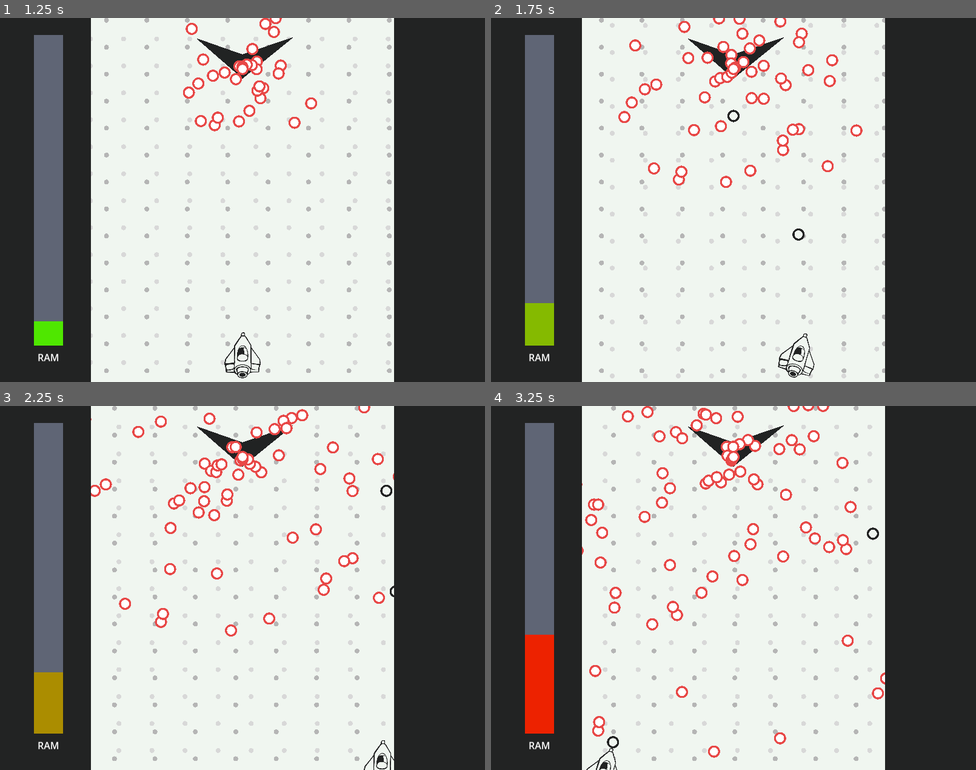
Above: before the commit, frames 1-4 (two rows, left to right).
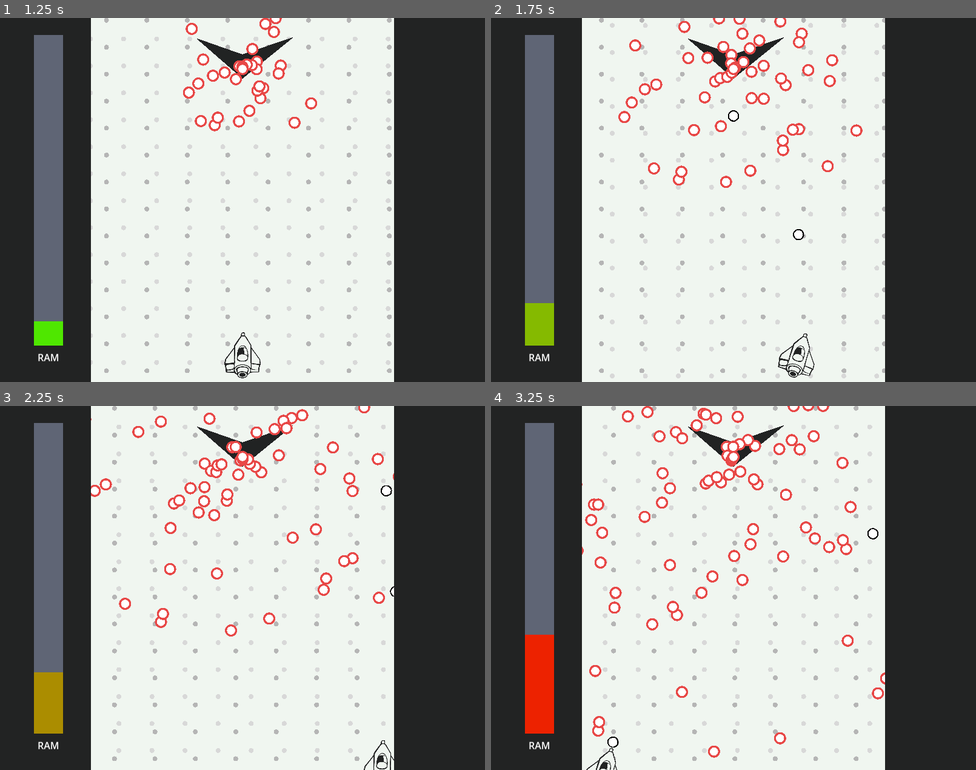
Above: after the commit, the same moments.

Repository: RainMa22/BulletHell
Game: Godot game, scene res://Scenes/Title.tscn
Two runs of this game, one before a commit and one after it. Both use one fixed random seed, a clock stepped at 60 frames per second and the inputs below.
Inputs:
- Up to frame 1 (1.25 s): click "Play New" at 0.5 s
- Up to frame 2 (1.75 s): hold D (Right) from 1.28 s (still down); hold Z (Shoot) from 1.28 s (still down)
- Up to frame 3 (2.25 s): release D (Right) at 2.03 s; release Z (Shoot) at 2.03 s; hold S (Down) from 2.03 s (still down); tap Z (Shoot) at 2.1 s
- Up to frame 4 (3.25 s): release S (Down) at 2.78 s; hold D (Right) from 2.78 s (still down); hold Z (Shoot) from 2.78 s (still down)

Frame 1 is identical in both runs. In frame 2, less than 0.1% of the frame differs, in the area x 48-65%, y 25-62%; in frame 3, less than 0.1%; in frame 4, less than 0.1%.

Commit message:
Added DoodleBullet Script

Diff:
--- a/src/bullet/Bullet.gd
+++ b/src/bullet/Bullet.gd
@@ -8,8 +8,6 @@
 ###############
 
 # TODO: Different visual styles/speeds/variations for bullets, different visuals corresponding to different effects.
-
-@export var is_enemy := false
 
 # Damage stats!
 
--- /dev/null
+++ b/src/bullet/DoodleBullet.gd
@@ -0,0 +1,39 @@
+class_name DoodleBullet extends Bullet
+
+
+
+#######################################
+# DOODLEBULLET                        #
+# The bullet 2, eletric boogalo.      #
+#######################################
+
+# TODO: Different visual styles/speeds/variations for bullets, different visuals corresponding to different effects.
+var color: Color;
+var outline: Color;
+var shader = preload("res://src/bullet/DoodleBullet.gdshader")
+
+func _init(color: Color = Color.WHITE, outline: Color= Color.BLACK):
+	self.color = color;
+	self.outline = outline;
+
+# INITALISATION
+func _ready():
+	super._ready();
+	self.material = ShaderMaterial.new()
+	set_shader(self.shader)
+	set_color(self.color)
+	set_outline(self.outline)
+
+func set_shader(shader:Shader):
+	self.material.set_shader(shader);
+
+func set_shader_param(property:String, value: Variant):
+	self.material.set_shader_parameter(property, value)
+
+func set_color(color: Color):
+	self.color = color;
+	set_shader_param("color", self.color);
+
+func set_outline(color: Color):
+	self.outline = color;
+	set_shader_param("outline", self.outline);
--- a/src/bullet/DoodleBullet.tscn
+++ b/src/bullet/DoodleBullet.tscn
@@ -1,22 +1,16 @@
-[gd_scene load_steps=6 format=3 uid="uid://cbaw8jt8bixlo"]
+[gd_scene load_steps=4 format=3 uid="uid://cbaw8jt8bixlo"]
 
-[ext_resource type="Script" path="res://src/bullet/Bullet.gd" id="1_1kcmr"]
-[ext_resource type="Shader" path="res://src/bullet/DoodleBullet.gdshader" id="2_506al"]
+[ext_resource type="Script" path="res://src/bullet/DoodleBullet.gd" id="1_uoxjh"]
 [ext_resource type="Texture2D" uid="uid://deve7snoj5rrt" path="res://resources/visuals/WhiteCirclex256.png" id="3_rsq24"]
 
 [sub_resource type="CircleShape2D" id="CircleShape2D_qvb2s"]
 radius = 8.15
 
-[sub_resource type="ShaderMaterial" id="ShaderMaterial_ema7a"]
-shader = ExtResource("2_506al")
-shader_parameter/color = Vector4(1, 1, 1, 1)
-shader_parameter/outline = Vector4(0, 0, 0, 1)
-
-[node name="Bullet" type="Area2D"]
-position = Vector2(254, 286)
+[node name="DoodleBullet" type="Area2D"]
+position = Vector2(288, 287)
 collision_layer = 24
 collision_mask = 7
-script = ExtResource("1_1kcmr")
+script = ExtResource("1_uoxjh")
 
 [node name="Hitbox" type="CollisionShape2D" parent="."]
 shape = SubResource("CircleShape2D_qvb2s")
@@ -28,7 +22,7 @@
 
 [node name="Circle" type="Polygon2D" parent="."]
 z_index = 2
-material = SubResource("ShaderMaterial_ema7a")
+use_parent_material = true
 texture = ExtResource("3_rsq24")
 texture_offset = Vector2(10, 10)
 texture_scale = Vector2(6.4, 6.4)
--- a/src/bullet/EnemyBullet.tscn
+++ b/src/bullet/EnemyBullet.tscn
@@ -7,6 +7,9 @@
 collision_mask = 3
 priority = 5
 is_enemy = true
+damage = null
+should_disappear_after_collision = null
+allow_invincibility_frames = null
 
 [node name="Circle" parent="." index="0"]
 modulate = Color(0.909804, 0.282353, 0.278431, 1)
--- a/src/player/Player.gd
+++ b/src/player/Player.gd
@@ -20,7 +20,8 @@
 var deceleration : float = 1500
 
 # SHOOTING
-var bullet = preload("res://src/bullet/PlayerBullet.tscn")
+#var bullet = preload("res://src/bullet/PlayerBullet.tscn")
+var bullet = preload("res://src/bullet/DoodleBullet.tscn")
 var can_shoot := true
 var shoot_cooldown = 0.2 # in seconds
 
@@ -61,7 +62,7 @@
 	can_shoot = true
 func update_shooting() -> void:
 	if is_shooting and can_shoot and not health.is_dead:
-		var bullet_instance : Bullet = bullet.instantiate() as Bullet # INSTANTIATE A BULLET
+		var bullet_instance : Bullet = bullet.instantiate() #  as Bullet # INSTANTIATE A BULLET
 
 		bullet_instance.starting_speed = 800 # SET SPEED
 		bullet_instance.starting_direction = global_position.direction_to($BulletSpawnPoint.global_position) # DIRECT IT TOWARDS SOMEWHERE
